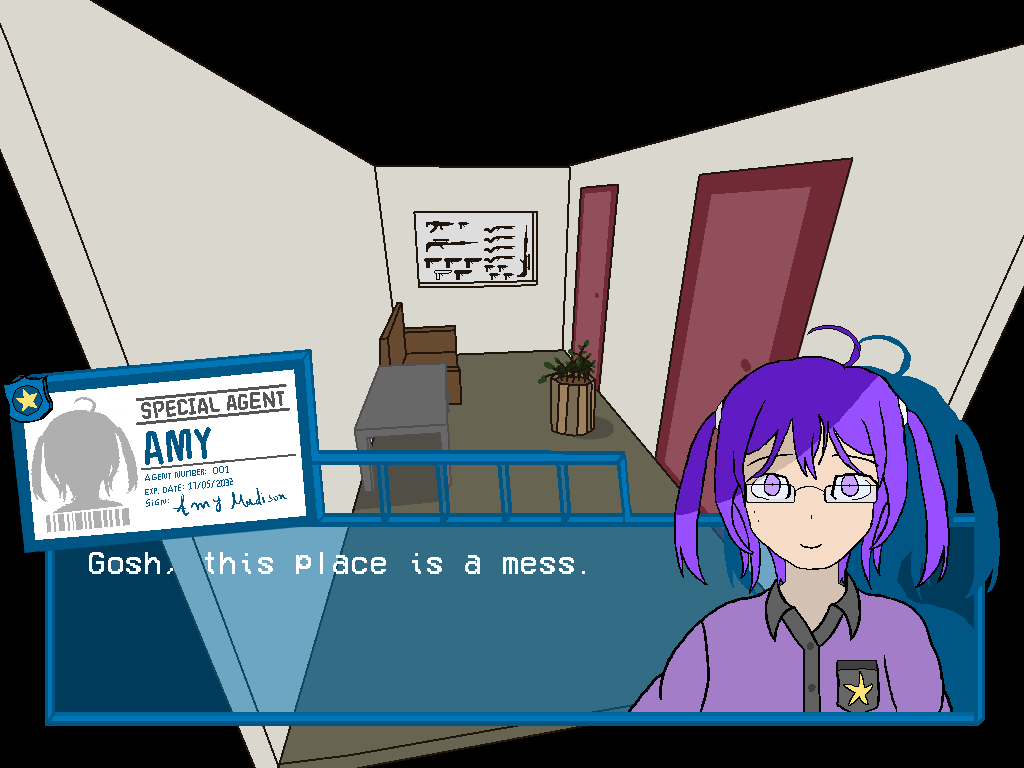
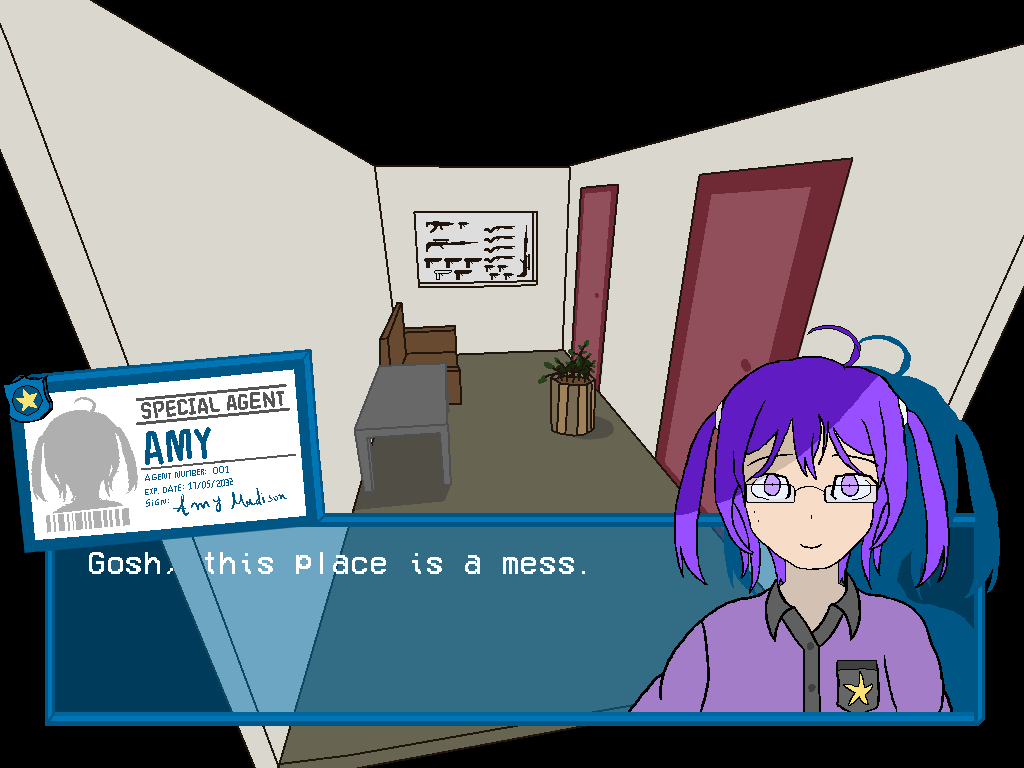
Layers edited between the first and the second 1024px x 768px image:
hid "inventory", painted on it over [312, 450, 632, 522]
